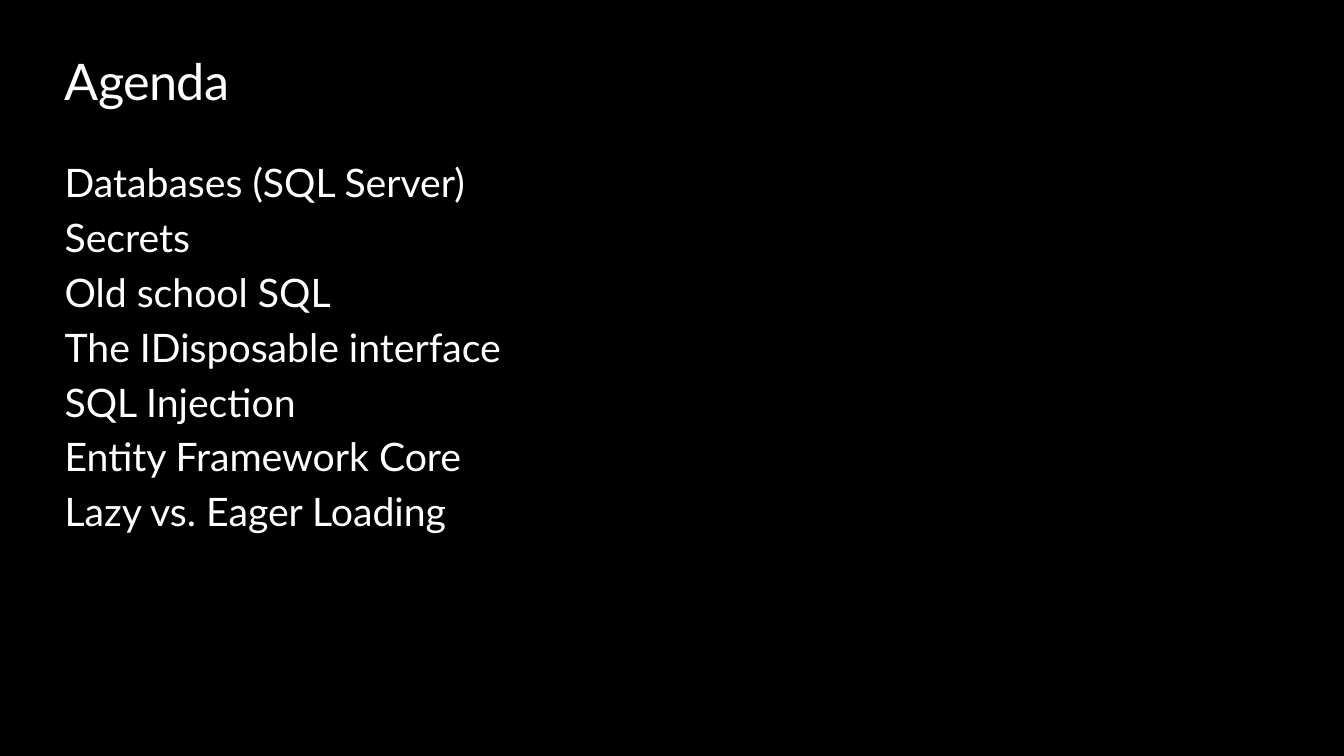
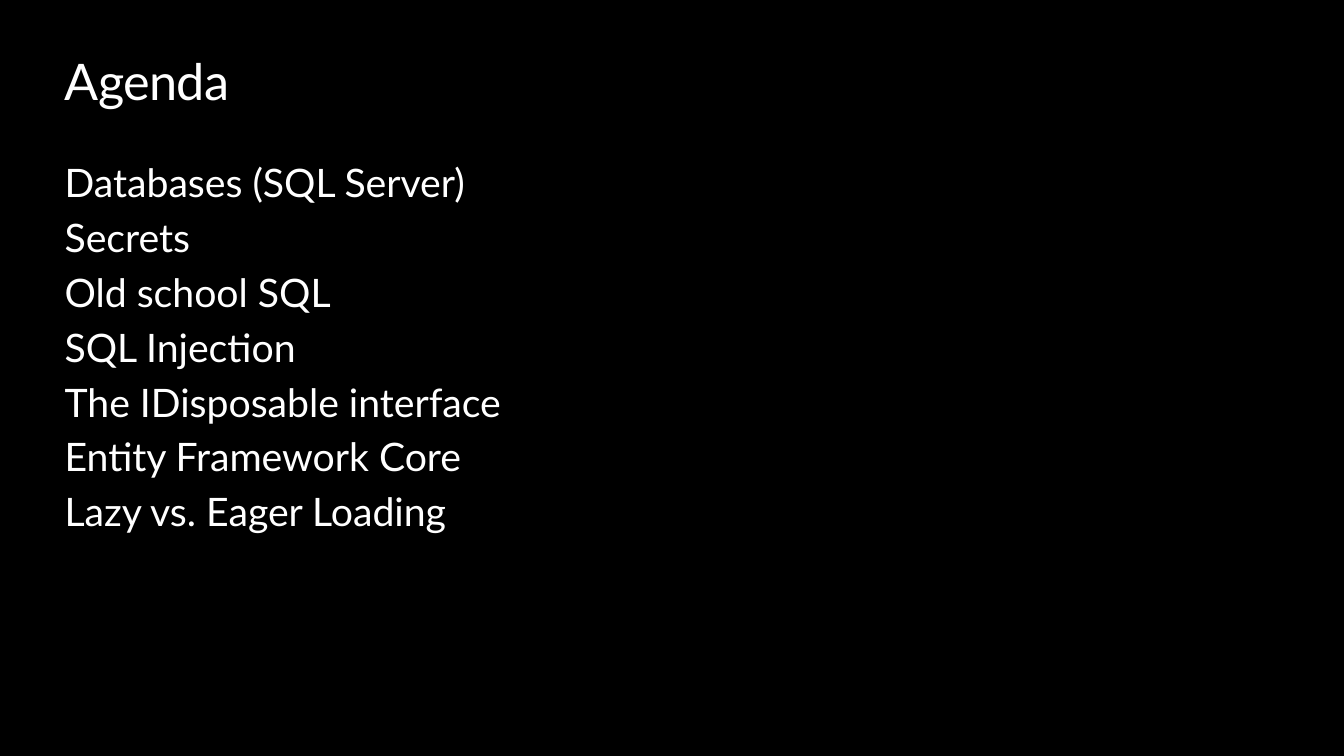
Before and after one commit to ondfisk/BDSA2020, a slide deck: slide 2 of Slides/Lecture04 - Data Access and Entity Framework Core.pptx. Drawn at 1344x756 pixels with LibreOffice and Linux fonts; fonts in the diff are those of the drawing; background and template pictures are left out. Boxes give left, top, right and bottom in pixels: in the first picture for what was removed or moved away, otherwise in the second. Text is boxed around its words. In the diff, an @@ line names an element or a change of style, - is before the commit and + after.

```diff
--- a/Slides/Lecture04 - Data Access and Entity Framework Core.pptx
+++ b/Slides/Lecture04 - Data Access and Entity Framework Core.pptx
@@ text at [65, 333, 295, 369]: paragraph added @@
+SQL Injection
@@ text at [65, 388, 295, 424]: paragraph removed @@
-SQL Injection
```
Also in this commit, not shown: 2 other slides changed, 9 other files.
